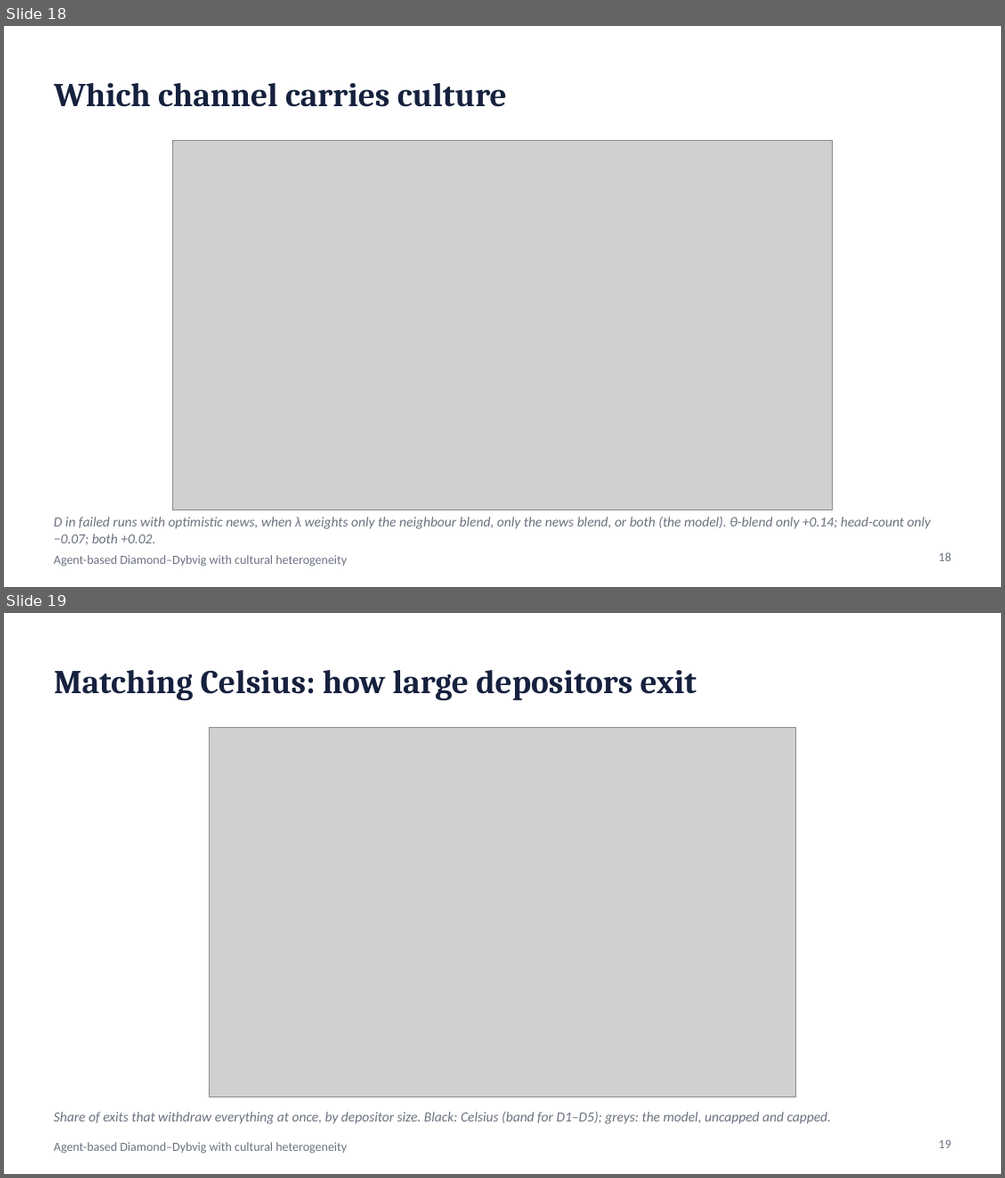
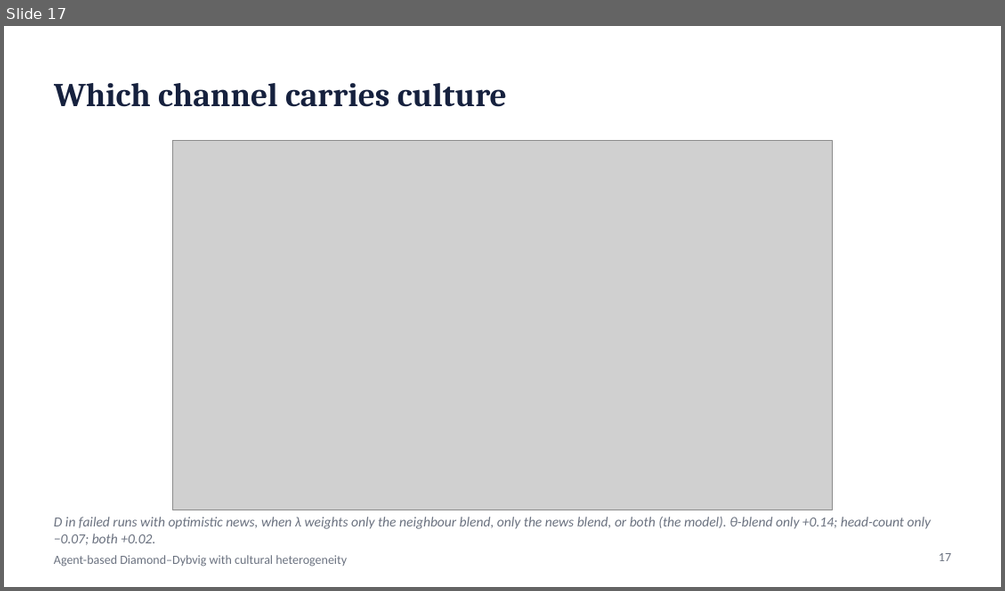
Before and after one commit to wlstover/BankRuns5, a slide deck: docs/deck_2026-10-26_seminar.pptx. Shown one above the other, each under a label of ours: slides 18 and 19 before the commit, slide 17 after it. The pictures are 1005x1178 and 1005x591 pixels, drawn with LibreOffice and Linux fonts; fonts in the diff are those of the drawing; grey boxes stand for pictures. Boxes give left, top, right and bottom in pixels: in the first picture for what was removed or moved away, otherwise in the second. Text is boxed around its words. In the diff, an @@ line names an element or a change of style, - is before the commit and + after.

```diff
--- a/docs/deck_2026-10-26_seminar.pptx
+++ b/docs/deck_2026-10-26_seminar.pptx
@@ slide 19 removed at <box>4,613,1001,1174</box>, background #FFFFFF; not listed: 1 template element that a slide beside it also shows @@
@@ title removed at <box>54,670,696,700</box> @@
-Matching Celsius: how large depositors exit
@@ picture removed at <box>210,728,795,1096</box> @@
@@ text removed at <box>54,1111,832,1124</box> @@
-Share of exits that withdraw everything at once, by depositor size. Black: Celsius (band for D1–D5); greys: the model, uncapped and capped.
@@ page number removed at <box>938,1140,951,1148</box> @@
-19
@@ what was slide 18 is now slide 17 @@
@@ page number at <box>938,553,951,561</box>: text changed @@
-18
+17
```
Also in this commit, not shown: 1 slide changed, 2 other slides removed, 2 other files.
